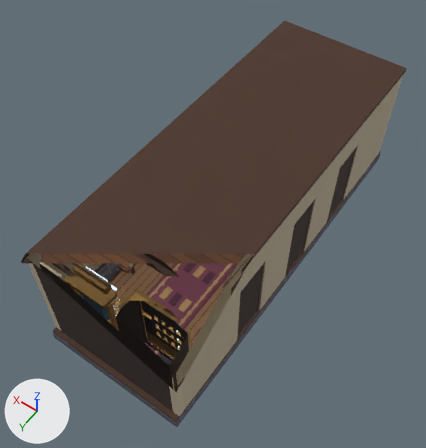
The glTF model 万象酒馆-Demo/assets/corridor.glb as it was, and as the next commit left it.
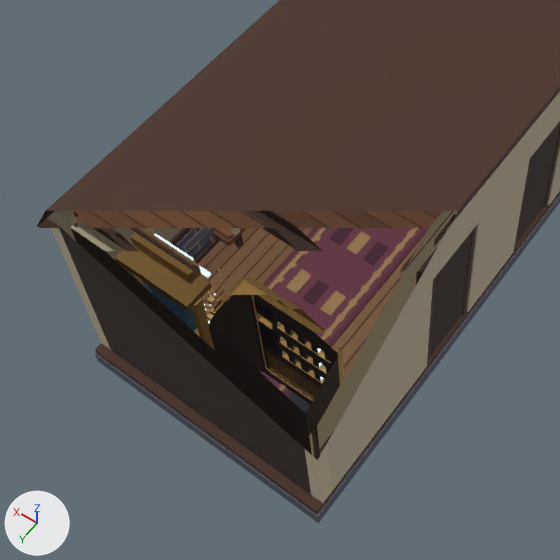
Each version appears first whole from a camera (50 mm lens) standing at (-5.19, 8.33, 12.82) and looking at (0.2, 0.78, 0.96), and next in a close-up on the part from 0% to 73% of the width and 31% to 100% of the height. Every picture has the same lights, and +X, +Y and +Z are marked at lower left. The first two pictures are the older version. Everything nearer to the camera than a plane just in front of the edit is cut away. Vertices at exactly the same position are counted once.

The first close-up shows 'Corridor_Voxels'.
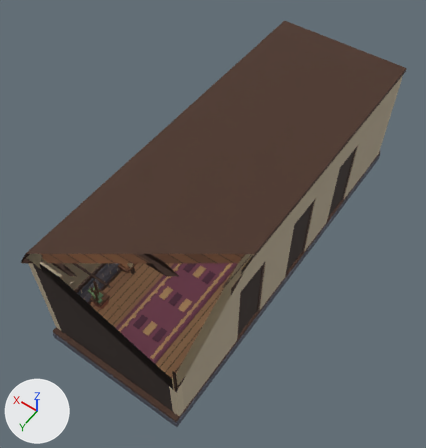
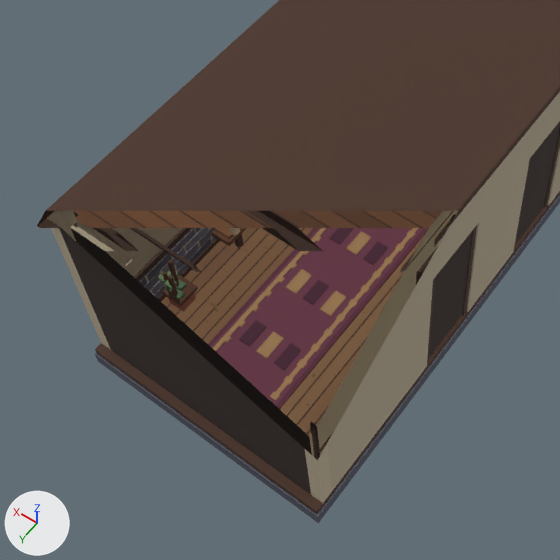
Edits to the bpy script that builds the scene:
```text
Change me_corridor:
    used by ob_corridor_voxels; location = (0.0, 0.0, 0.0)
    remove me_corridor.from_pydata(...)  # 10936 vertices, 15082 faces; spans x -1.9..1.9, y -5.1..5.1, z -0.34..3.06
    add me_corridor.from_pydata(...)  # 6074 vertices, 8014 faces; spans x -1.9..1.9, y -5.1..5.1, z -0.34..3.06
    me_corridor part 1: 354 loose pieces with 4862 vertices, spanning x -1.56..1.56, y 3.93..4.74, z 0.01..2.48, are deleted
    remove me_corridor.materials.append(mat_ironlight)  # dark grey #4b4b51
    remove me_corridor.materials.append(mat_night)  # dark blue #1d3145
    remove me_corridor.materials.append(mat_night2)  # dark blue #29465b
    remove me_corridor.materials.append(mat_night3)  # dark blue #355a73
    remove me_corridor.materials.append(mat_moonglow)  # blue #d4ebff, glowing blue #c0d5e7
    remove me_corridor.materials.append(mat_starglow)  # beige #fff4cc, glowing beige #f3e9c3
```

Where the change shows, as pixel boxes (x1, y1, x2, y2) in the close-ups (560 x 560 px):
part 1 of me_corridor, deleted
    before: (115, 228, 344, 436)
